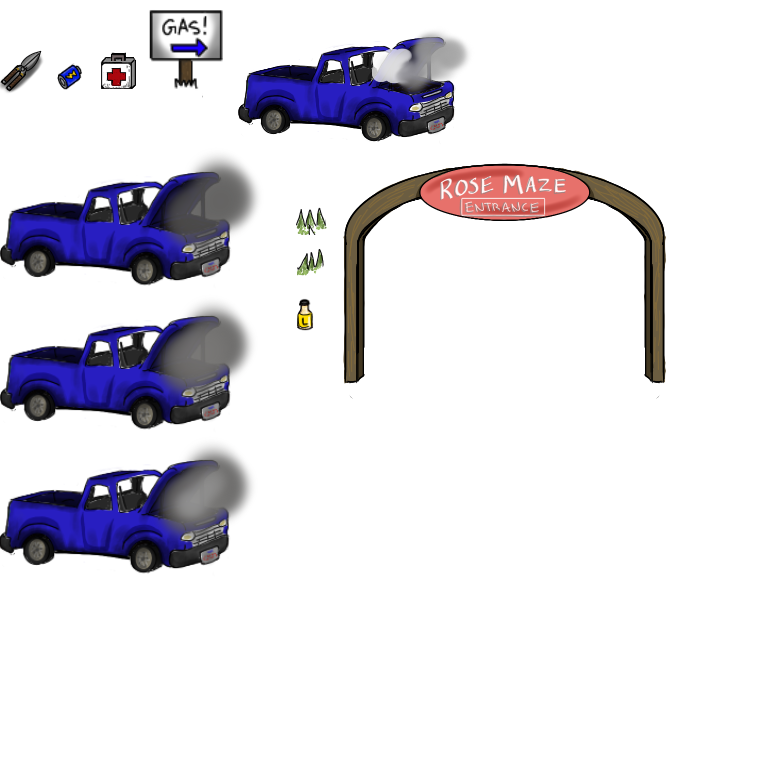
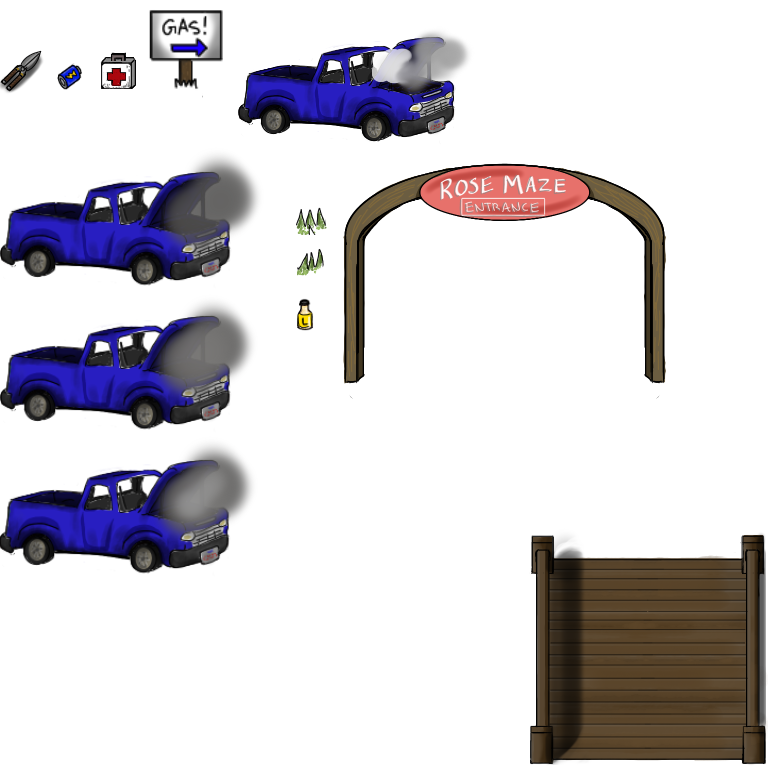
Layers edited between the first and the second w=768, h=768 image:
painted on "Proper" over [left=529, top=532, right=768, bottom=766]
